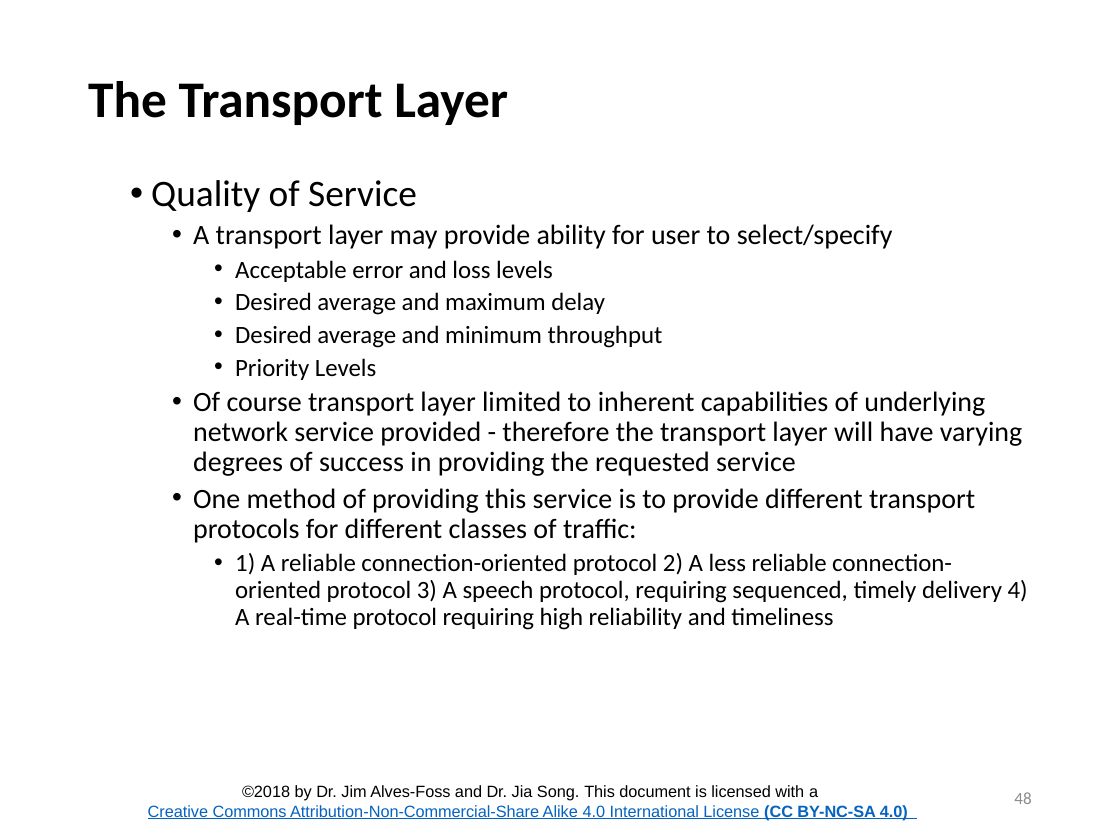
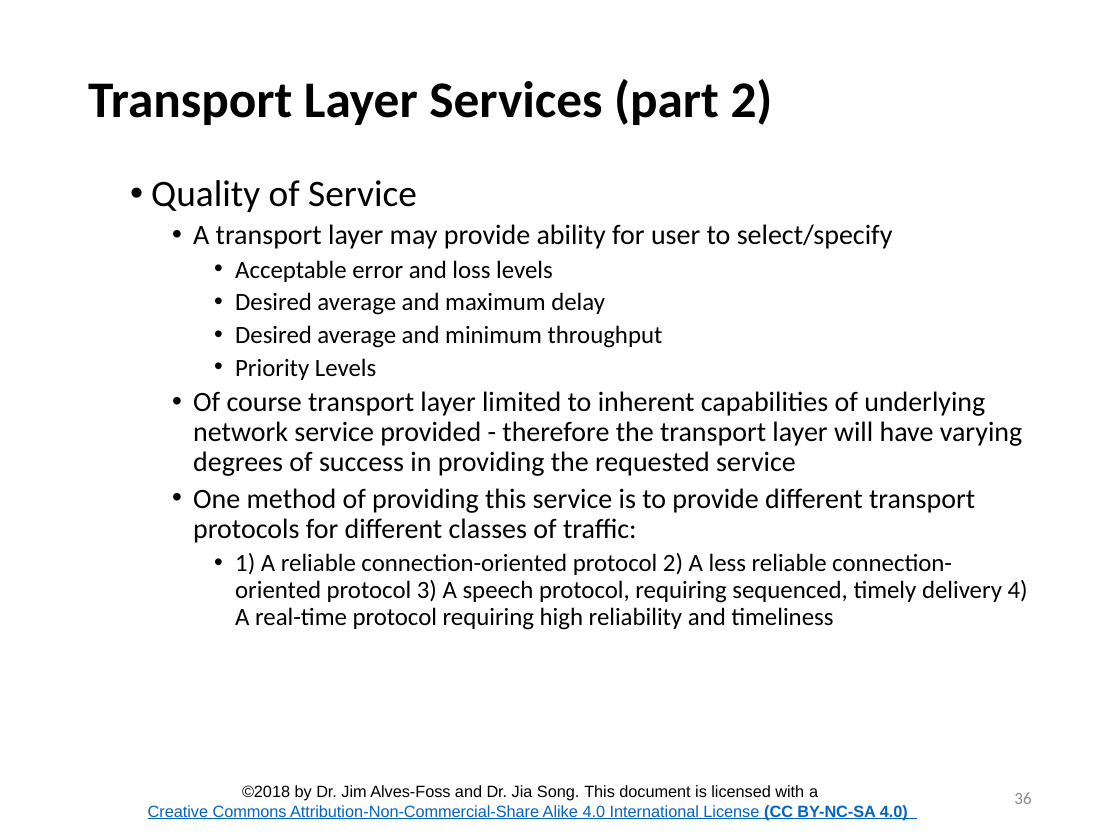
Before and after one commit to CenterForSecureAndDependableSystems/Teaching-Materials, a slide deck: slide 36 of Network-Security/Module_1 Internetworking/Lesson_2_Internetworking.pptx (slide 48 before the commit). Drawn at 1120x840 pixels with LibreOffice and Linux fonts; fonts in the diff are those of the drawing; background and template pictures are left out. Boxes give left, top, right and bottom in pixels: in the first picture for what was removed or moved away, otherwise in the second. Text is boxed around its words. In the diff, an @@ line names an element or a change of style, - is before the commit and + after.

```diff
--- a/Network-Security/Module_1 Internetworking/Lesson_2_Internetworking.pptx
+++ b/Network-Security/Module_1 Internetworking/Lesson_2_Internetworking.pptx
@@ title at <box>88,79,773,125</box>: text changed @@
-The Transport Layer
+Transport Layer Services (part 2)
@@ page number at <box>1014,792,1031,804</box>: text changed @@
-48
+36
```
Also in this commit, not shown: 60 other slides changed, 12 slides removed, 4 other files.
